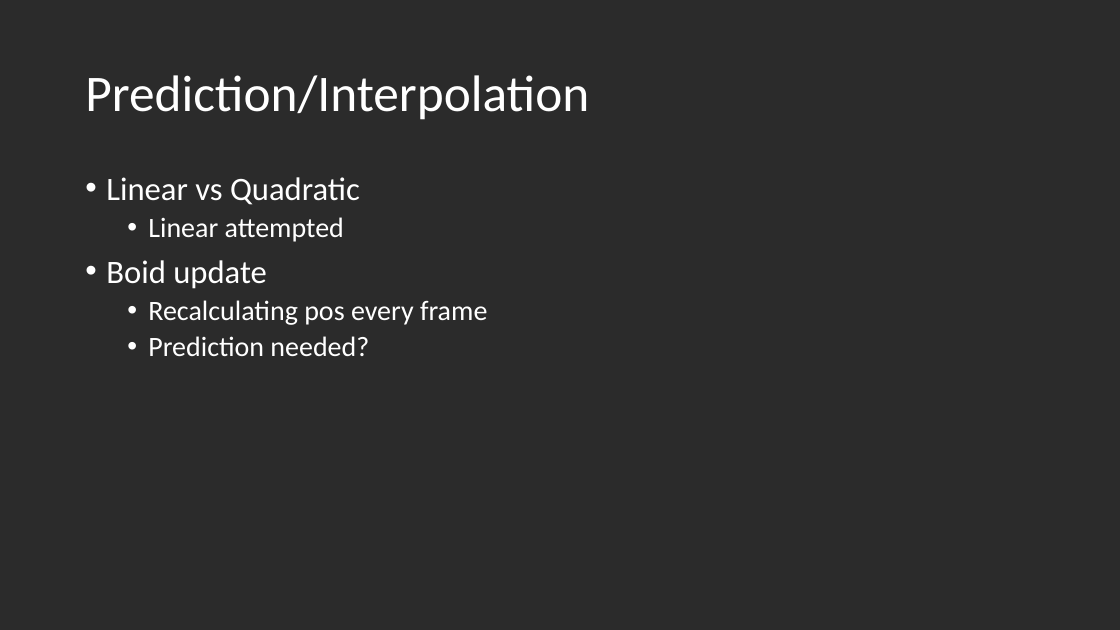
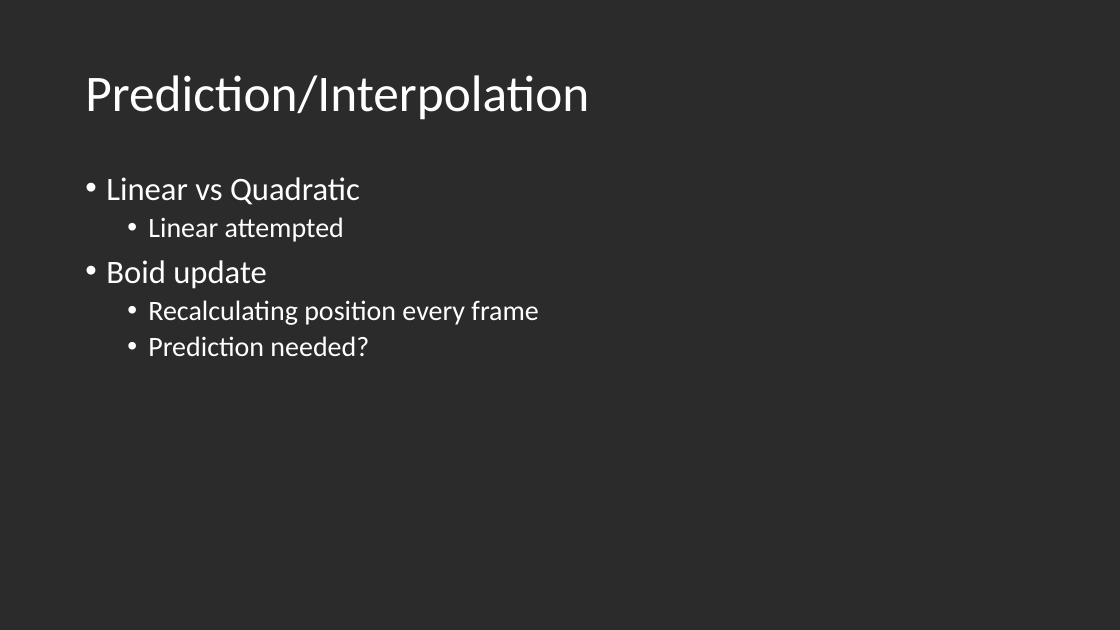
Before and after one commit to Shorte240/SFMLNetworking-Sim, a slide deck: slide 7 of SFMLNetworkingSim/CMP303 Presentation - Fraser Barker(1600196).pptx. Drawn at 1120x630 pixels with LibreOffice and Linux fonts; fonts in the diff are those of the drawing; background and template pictures are left out; a plain dark background stands for a picture behind light text. Boxes give left, top, right and bottom in pixels: in the first picture for what was removed or moved away, otherwise in the second. Text is boxed around its words. In the diff, an @@ line names an element or a change of style, - is before the commit and + after.

```diff
--- a/SFMLNetworkingSim/CMP303 Presentation - Fraser Barker(1600196).pptx
+++ b/SFMLNetworkingSim/CMP303 Presentation - Fraser Barker(1600196).pptx
@@ text at (148, 300, 538, 325): text changed @@
-  • Recalculating pos every frame
+  • Recalculating position every frame
```
Also in this commit, not shown: 5 other slides changed, 34 other files.
